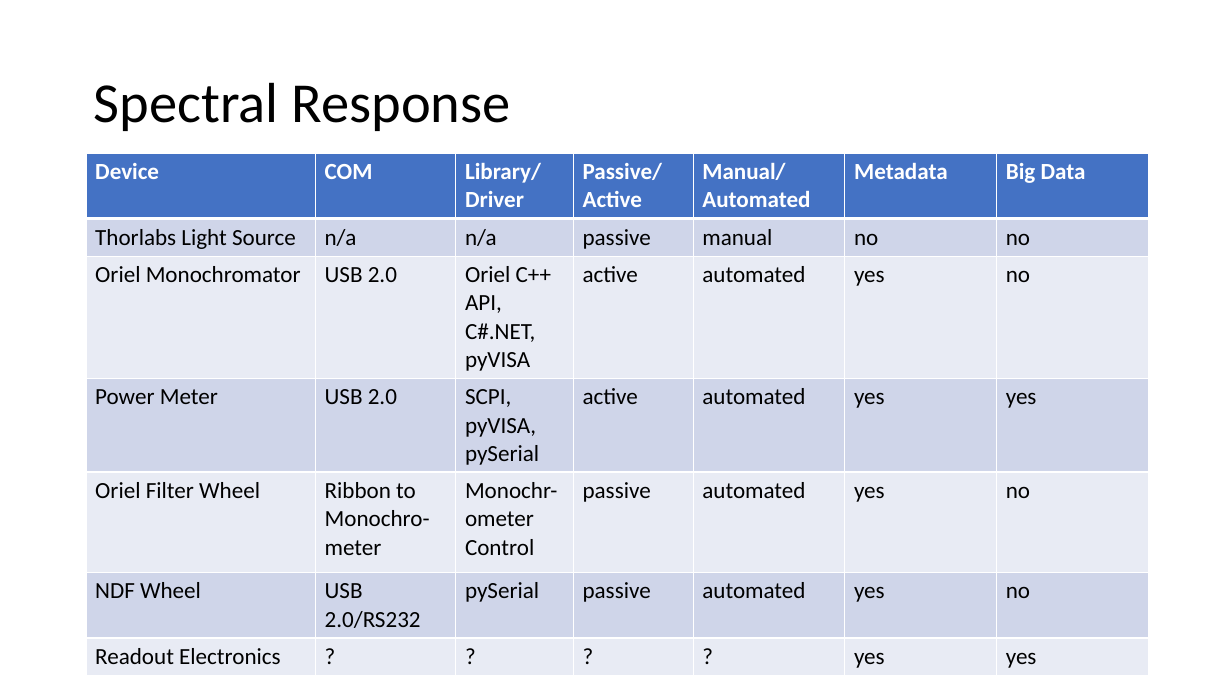
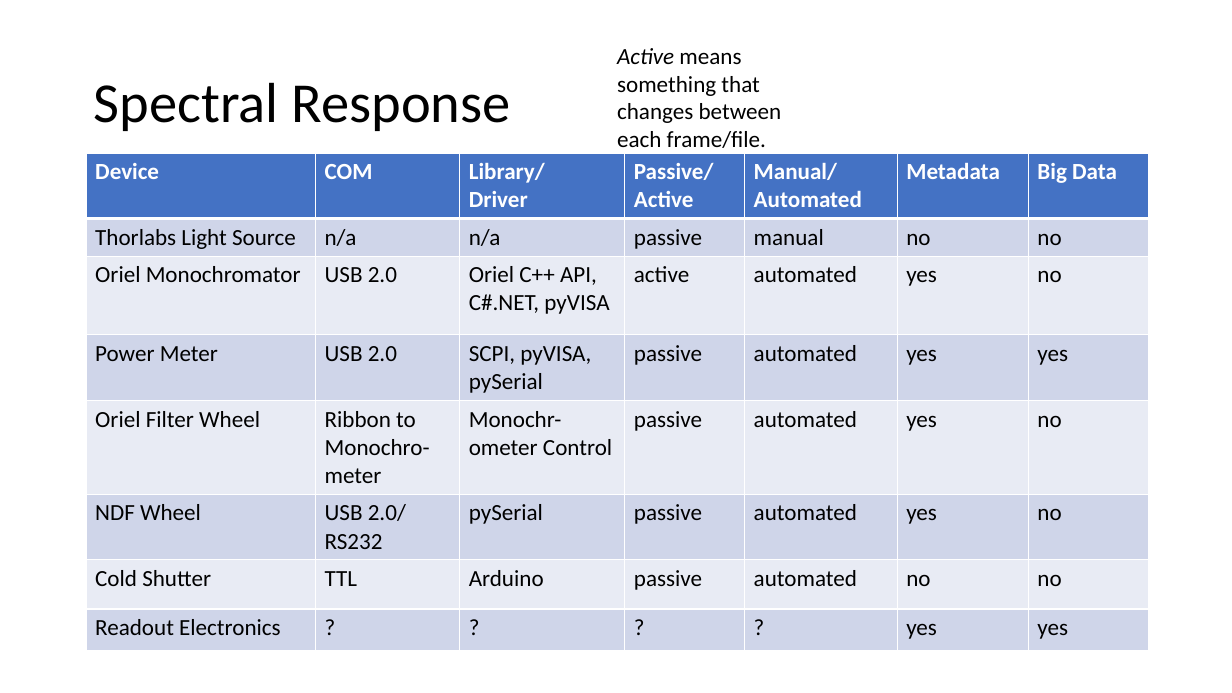
Before and after one commit to samcondon4/SPHEREx-lab-tools, a slide deck: slide 7 of SPHEREx-Calibration-Automation/presentations/SPHEREx_Calibration_Automation_Plan__Optics_Meeting_02162021.pptx. Drawn at 1232x693 pixels with LibreOffice and Linux fonts; fonts in the diff are those of the drawing. Boxes give left, top, right and bottom in pixels: in the first picture for what was removed or moved away, otherwise in the second. Text is boxed around its words. In the diff, an @@ line names an element or a change of style, - is before the commit and + after.

```diff
--- a/SPHEREx-Calibration-Automation/presentations/SPHEREx_Calibration_Automation_Plan__Optics_Meeting_02162021.pptx
+++ b/SPHEREx-Calibration-Automation/presentations/SPHEREx_Calibration_Automation_Plan__Optics_Meeting_02162021.pptx
@@ text added at box(617, 48, 782, 148), 18 pt, text #000000 @@
+Active means something that changes between each frame/file.
@@ table at box(86, 153, 1149, 647) @@
-row 4, column 4: active
+row 4, column 4: passive
-row 6: NDF Wheel | USB 2.0/RS232 | pySerial | passive | automated | yes | no
+row 6: NDF Wheel | USB 2.0/ RS232 | pySerial | passive | automated | yes | no
+row 7: Cold Shutter | TTL | Arduino | passive | automated | no | no
```
Also in this commit, not shown: 2 other slides changed.
